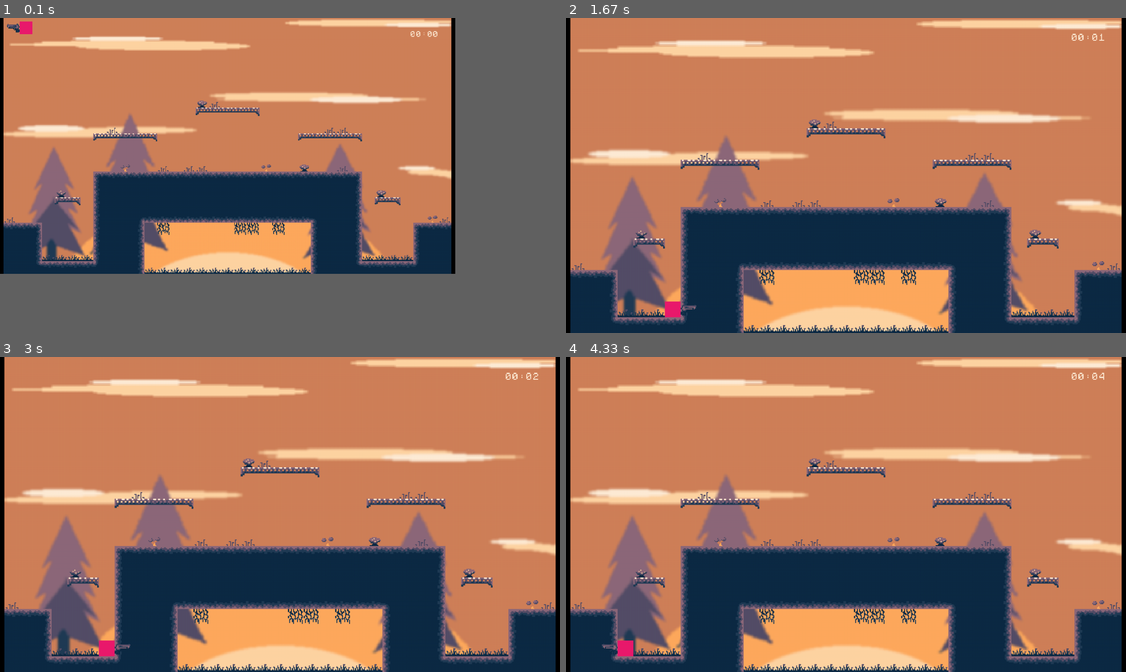
Above: before the commit, frames 1-4 (two rows, left to right).
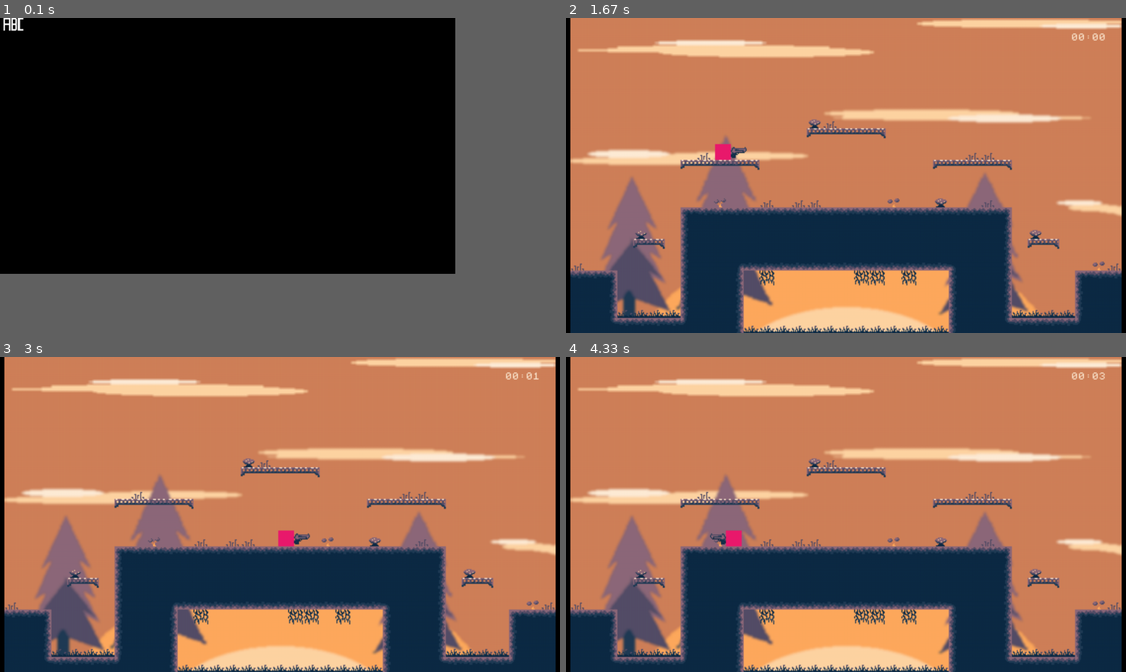
Above: after the commit, the same moments.

Repository: jesperkha/pygame-game
Game: pygame game, started from index.py
Same seed, same stepped clock (60 frames per second), same inputs: the game is played once before the commit and once after it.
Inputs:
- Up to frame 1 (0.1 s): no input
- Up to frame 2 (1.67 s): hold P 0.33-0.8 s; hold Right 0.33-0.8 s; tap F at 0.83 s; hold P 1.17-1.63 s; hold Right 1.17-1.63 s
- Up to frame 3 (3 s): hold Right 1.67-2.13 s; hold Up 2.17-2.47 s; hold Right 2.5-2.97 s
- Up to frame 4 (4.33 s): hold Left 3-3.53 s; hold Down 3.57-3.87 s; hold Left 3.9-4.3 s

The runs differ from the first frame. In frame 1, 65% of the frame differs, in the area x 0-81%, y 0-82%; in frame 2, 2.8%; in frame 3, 2.7%; in frame 4, 2.8%.

Commit message:
17.03.21

Diff:
--- a/VARIABLES.py
+++ b/VARIABLES.py
@@ -10,10 +10,11 @@
     INGAME = 1
     PAUSE = 2
 
+    STATE = MENU
+
     # Game
     HEIGHT = 320
     WIDTH = int(HEIGHT * ASPECT_RATIO)
-    STATE = INGAME
     WALL_LOOP = True
     TILEMAP = None
 
--- a/classes/animation.py
+++ b/classes/animation.py
@@ -3,8 +3,14 @@
 from pygame import image
 from VARIABLES import Game
 
+def update_effects(win):
+    for e in EffectAnimation.effects:
+        e.update(win)
+
+
 class EffectAnimation:
     pool_size = 10
+    effects = []
 
     def __init__(self, json: dict) -> None:
         self.frames = []
@@ -12,6 +18,8 @@
         self.num_frames = None
         self.pool = []
         self.json = json
+
+        EffectAnimation.effects.append(self)
 
 
     def load(self):
--- a/classes/bullet.py
+++ b/classes/bullet.py
@@ -1,18 +1,23 @@
 # Bullet class
 
 from utility.vector import Vector
+from utility.files import load_json
 from VARIABLES import Game
 from pygame import image
+from classes.animation import EffectAnimation
+
+explosion_effect = EffectAnimation(load_json("./src/effects/bullet_explosion.json"))
 
 def load():
+    explosion_effect.load()
     s1 = image.load("./src/bullet/bullet-left.png").convert_alpha()
     s2 = image.load("./src/bullet/bullet-right.png").convert_alpha()
     Bullet.sprites = [s1, s2]
 
 
-def update_bullets(win):
+def update_bullets(win, collision_map):
     for b in Bullet.bullets:
-        b.update(win)
+        b.update(win, collision_map)
 
 
 def init_bullets():
@@ -26,8 +31,8 @@
     sprites = []
     live_bullets = 0
 
-    w = 16
-    h = 16
+    w = Game.TILESIZE
+    h = Game.TILESIZE
 
     def __init__(self, pos: tuple, dir: int) -> None:
         self.pos = Vector(pos[0], pos[1])
@@ -37,7 +42,7 @@
         Bullet.bullets.append(self)
 
 
-    def update(self, win):
+    def update(self, win, collision_map):
         if self.state:
             self.pos.x += Game.BULLET_SPEED * self.dir
 
@@ -48,6 +53,13 @@
                 win.blit(Bullet.sprites[0], (self.pos.x, self.pos.y))
             else:
                 win.blit(Bullet.sprites[1], (self.pos.x, self.pos.y))
+
+            # check collision with collision map
+            for tile in collision_map:
+                if tile[0] != 2:
+                    if abs(self.pos.x - tile[2]) < Game.TILESIZE and abs(self.pos.y - tile[3]) < Game.TILESIZE:
+                        explosion_effect.play_effect((self.pos.x + Game.TILESIZE/2 * self.dir, self.pos.y))
+                        self.die()
 
 
     def die(self):
--- /dev/null
+++ b/classes/font.py
@@ -0,0 +1,43 @@
+# Font class
+
+from pygame import image, Rect
+
+# LETTERS = "ABCDEFGHIJKLMNOPQRSTUVWXYZabcdefghijklmnopqrstuvwxyz0123456789.,:!?"
+LETTERS = "ABC"
+
+class Font:
+    def __init__(self, filename) -> None:
+        self.filename = filename
+        self.chars = {}
+
+
+    @staticmethod
+    def clip_surface(surf, x, y, w, h) -> object:
+        temp_surf = surf.copy()
+        clip_rect = Rect(x, y, w, h)
+        temp_surf.set_clip(clip_rect)
+        new_image = surf.subsurface(temp_surf.get_clip())
+        return new_image.copy()
+
+
+    def load(self):
+        self.font_image = image.load(self.filename).convert()
+
+        current_width = 0
+        current_char = 0
+        for x in range(self.font_image.get_width()):
+
+            if self.font_image.get_at((x, 0)) == (255, 0, 0):
+                self.chars[LETTERS[current_char]] = Font.clip_surface(self.font_image, x - current_width, 0, current_width, self.font_image.get_height())
+                current_width = 0
+                current_char += 1
+
+            else:
+                current_width += 1
+
+
+    def render(self, win: object, pos: tuple, text: str, letter_spacing: int = 1):
+        space = 0
+        for letter in text:
+            win.blit(self.chars[letter], (pos[0] + space, pos[1]))
+            space += self.chars[letter].get_width() + letter_spacing
--- a/classes/guns.py
+++ b/classes/guns.py
@@ -4,12 +4,13 @@
 from pygame import image, transform
 from VARIABLES import Game
 from utility.animation import AnimationPlayer
+from utility.files import load_json
 
 
 class Gun:
     def __init__(self, json: dict):
-        s = image.load(json["sprite_path"]).convert_alpha()
-        self.sprite = [s, transform.flip(s, True, False)]
+        self.json = json
+        self.sprite = None
 
         self.w = json["width"]
         self.h = json["height"]
@@ -20,6 +21,12 @@
 
         self.ANIMATING = False
         self.animation_player = AnimationPlayer(json["animation_path"], json["frames"], 15)
+
+
+    def load(self):
+        s = image.load(self.json["sprite_path"]).convert_alpha()
+        self.sprite = [s, transform.flip(s, True, False)]
+        self.animation_player.load()
 
 
     def update(self, player_size, pos, dir, win):
@@ -44,3 +51,11 @@
     def shoot(self):
         self.ANIMATING = True
         self.animation_player.reset()
+
+
+
+# Types of guns ------------------------------------------------ #
+
+class Pistol(Gun):
+    def __init__(self):
+        super().__init__(load_json("./main.json")["items"]["pistol"])
--- a/classes/item.py
+++ b/classes/item.py
@@ -101,6 +101,3 @@
 
 
             win.blit(self.sprite, (self.pos.x, self.pos.y))
-
-
-load_items()
--- a/e.json
+++ /dev/null
@@ -1,4 +0,0 @@
-{
-	"frames": ["./src/chars/1.png", "./src/chars/2.png", "./src/chars/3.png"],
-	"fps": 1
-}
--- a/index.py
+++ b/index.py
@@ -19,27 +19,48 @@
 buffer_pos = [(window.get_width() - buffer.get_width()) / 2, 0]
 fullscreen = False
 
-# ---------------- TEST ZONE ----------------
+pygame.display.set_caption("17.03.21")
+pygame.display.set_icon(pygame.transform.scale(pygame.image.load("./src/items/item1.png").convert_alpha(), (100, 100)))
+
+# resize window
+def resize(w, h):
+    if not fullscreen:
+        pygame.display.set_mode((w, h), pygame.RESIZABLE)
+    else:
+        pygame.display.set_mode(monitor_size, pygame.FULLSCREEN)
+
+
+# Load all assets at once
+loading_queue = [] # append loading functions to queue
+def load_game():
+    for asset in loading_queue:
+        asset()
+
+
+# ---------------- TEST ZONE ---------------- #
 
 from classes.player import Player, update_players
 from classes.bullet import update_bullets
-from classes.guns import Gun
+from classes.guns import Pistol
 from utility.files import load_json
 from classes.tilemap import Tilemap
-from classes.item import update_items, create_item, Item
+from classes.item import update_items, create_item, Item, load_items
 from classes.timer import GameTimer
-from classes.animation import EffectAnimation
+from classes.animation import EffectAnimation, update_effects
 from random import randrange
+from menu import update_main_menu
 
 LEVEL = 2
 
-gun = Gun(load_json("./main.json")["items"]["pistol"])
-gun.animation_player.init()
+loading_queue.append(load_items)
 
 level_json = load_json(f"./levels/level{LEVEL}.json")
 Game.WALL_LOOP = level_json["screen_loop"]
 
 background = pygame.image.load(level_json["background"])
+
+gun = Pistol()
+loading_queue.append(gun.load)
 
 player = Player((20, 0), (16, 16), [pygame.K_UP, pygame.K_DOWN, pygame.K_LEFT, pygame.K_RIGHT], gun)
 player.collision_map = Tilemap(level_json["collision_map"])
@@ -52,24 +73,22 @@
 
 t = GameTimer()
 
-e = EffectAnimation(load_json("./e.json"))
-e.load()
+cm = load_json(level_json["collision_map"])
 
-def play_effect():
-    e.play_effect((randrange(0, 100), randrange(0, 100)))
+def pause():
+    if not Game.STATE == Game.PAUSE:
+        Game.STATE = Game.PAUSE
+    else:
+        Game.STATE = Game.INGAME
 
-c.listen(pygame.K_e, "keypressed", play_effect)
+c.listen(pygame.K_p, "keypressed", pause)
 
-# -------------------------------------------
+# ------------------------------------------- #
 
-def resize(w, h):
-    if not fullscreen:
-        pygame.display.set_mode((w, h), pygame.RESIZABLE)
-    else:
-        pygame.display.set_mode(monitor_size, pygame.FULLSCREEN)
+# Loads game assets before game loop starts
+load_game()
 
-
-# Gameloop (very cool)
+# Gameloop
 run = True
 while run:
     # Key controls for window and resizing
@@ -85,22 +104,27 @@
         if event.type == pygame.VIDEORESIZE:
             resize(event.w, event.h)
 
-    pygame.display.update()
-    buffer.fill((0, 0, 0))
+
+    # Game states ---------------------------------------------------------- #
 
     update_controllers()
 
     if Game.STATE == Game.INGAME:
+        buffer.fill((0, 0, 0))
         buffer.blit(background, (0, 0))
         if Game.TILEMAP:
             Game.TILEMAP.update(buffer)
-        update_bullets(buffer)
+        update_bullets(buffer, cm)
         update_players(buffer)
         update_items(buffer)
+        update_effects(buffer)
+        t.update(buffer)
 
-        t.update(buffer)
-        e.update(buffer)
+    elif Game.STATE == Game.MENU:
+        update_main_menu(buffer)
 
+    elif Game.STATE == Game.PAUSE:
+        pass
 
     # Window rendering and buffer sizing
     window.fill((0, 0, 0))
@@ -112,7 +136,8 @@
 
     buffer_scale = [buffer_width, buffer_height]
     buffer_pos = [int((window.get_width() - buffer_width) / 2), int((window.get_height() - buffer_height) / 2)]
-    window.blit(pygame.transform.scale(buffer, buffer_scale), buffer_pos)
+    window.blit(pygame.transform.smoothscale(buffer, buffer_scale), buffer_pos)
+    pygame.display.update()
 
 
 pygame.quit()
--- a/levels/level2.json
+++ b/levels/level2.json
@@ -4,5 +4,5 @@
 	"tilemap": "./levels/tilemaps/level-2T.json",
 	"collision_map": "./levels/tilemaps/level-2C.json",
 	"music": "",
-	"screen_loop": true
+	"screen_loop": false
 }
--- a/main.json
+++ b/main.json
@@ -7,7 +7,7 @@
 			"offset": 16,
 			"width": 32,
 			"height": 32,
-			"recoil": 5
+			"recoil": 2
 		}
 	}
 }
--- /dev/null
+++ b/menu.py
@@ -0,0 +1,11 @@
+# menu related rendering
+
+from classes.font import Font
+
+MENU_SATE = "main"
+font = Font("./src/chars/charmap.png")
+font.load()
+
+def update_main_menu(win):
+    win.fill((0, 0, 0))
+    font.render(win, (0, 0), "ABC")
--- /dev/null
+++ b/src/effects/bullet_explosion.json
@@ -0,0 +1,4 @@
+{
+	"frames": ["./src/items/item0.png"],
+	"fps": 6
+}
--- a/utility/animation.py
+++ b/utility/animation.py
@@ -1,6 +1,7 @@
 # Animation player for easy animations
 
 from pygame import image, transform
+from VARIABLES import Game
 
 class AnimationPlayer:
     def __init__(self, animation_frames_path: str, num_frames: int, fps: int) -> None:
@@ -13,7 +14,7 @@
         self.on_frame = 0
 
 
-    def init(self):
+    def load(self):
         # Adds pygame images to frames list
         for n in range(self.num_frames):
             s = image.load(f"{self.path}{n}.png").convert_alpha()
--- /dev/null
+++ b/utility/signals.py
@@ -0,0 +1,36 @@
+# Signals
+
+class Signal:
+    signals = {}
+
+    @staticmethod
+    def add(name: str, callback) -> None:
+        """
+        Adds a signal reciever
+        Args:
+        • name: name of signal
+        • callback: functon that will execute upon recieving signal
+        """
+        if not name in Signal.signals:
+            Signal.signals[name] = [callback]
+        else:
+            Signal.signals[name].append(callback)
+
+
+    @staticmethod
+    def emit(name: str, *args: any) -> int:
+        """
+        Emits signal by signal name
+        Args:
+        • name: name of signal
+        • *args: arguments for functions
+        Returns:
+        • int: number of signals emitted
+        """
+        num_called = 0
+        if name in Signal.signals:
+            for callback in Signal.signals[name]:
+                callback(*args)
+                num_called += 1
+
+        return num_called
Not shown, added: changelog.txt
Binary file added: src/chars/charmap.png
Binary file added: src/pixel_font.ttf
Not shown, changed: .gitignore
Not shown, removed: .txt
